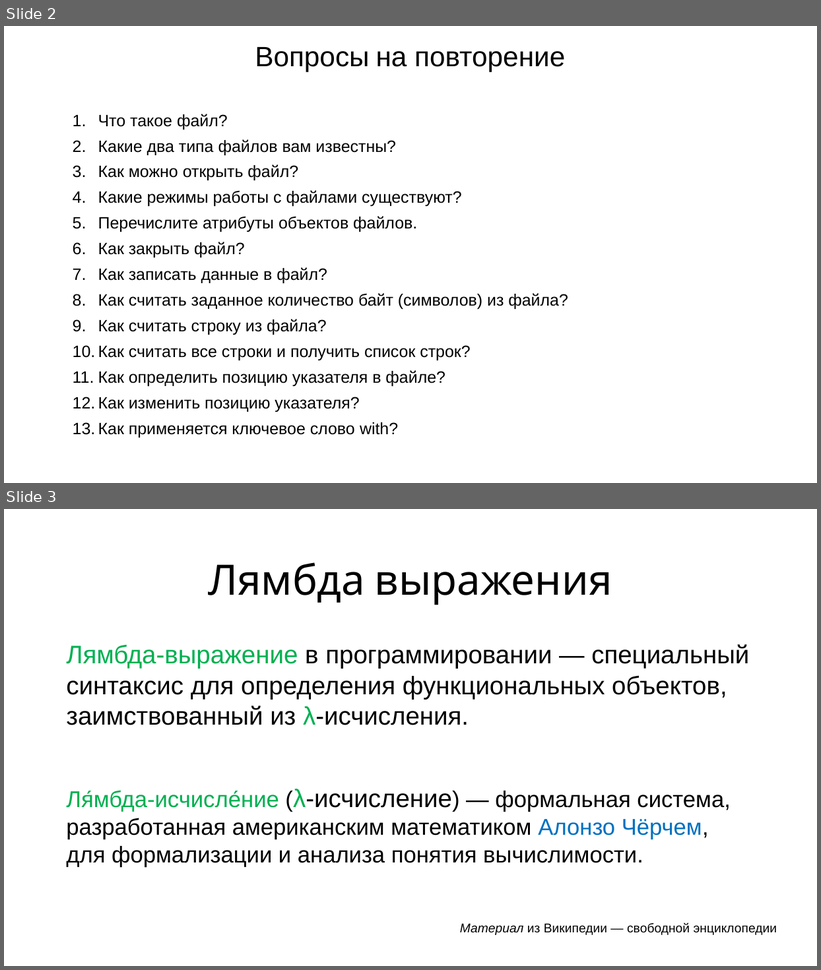
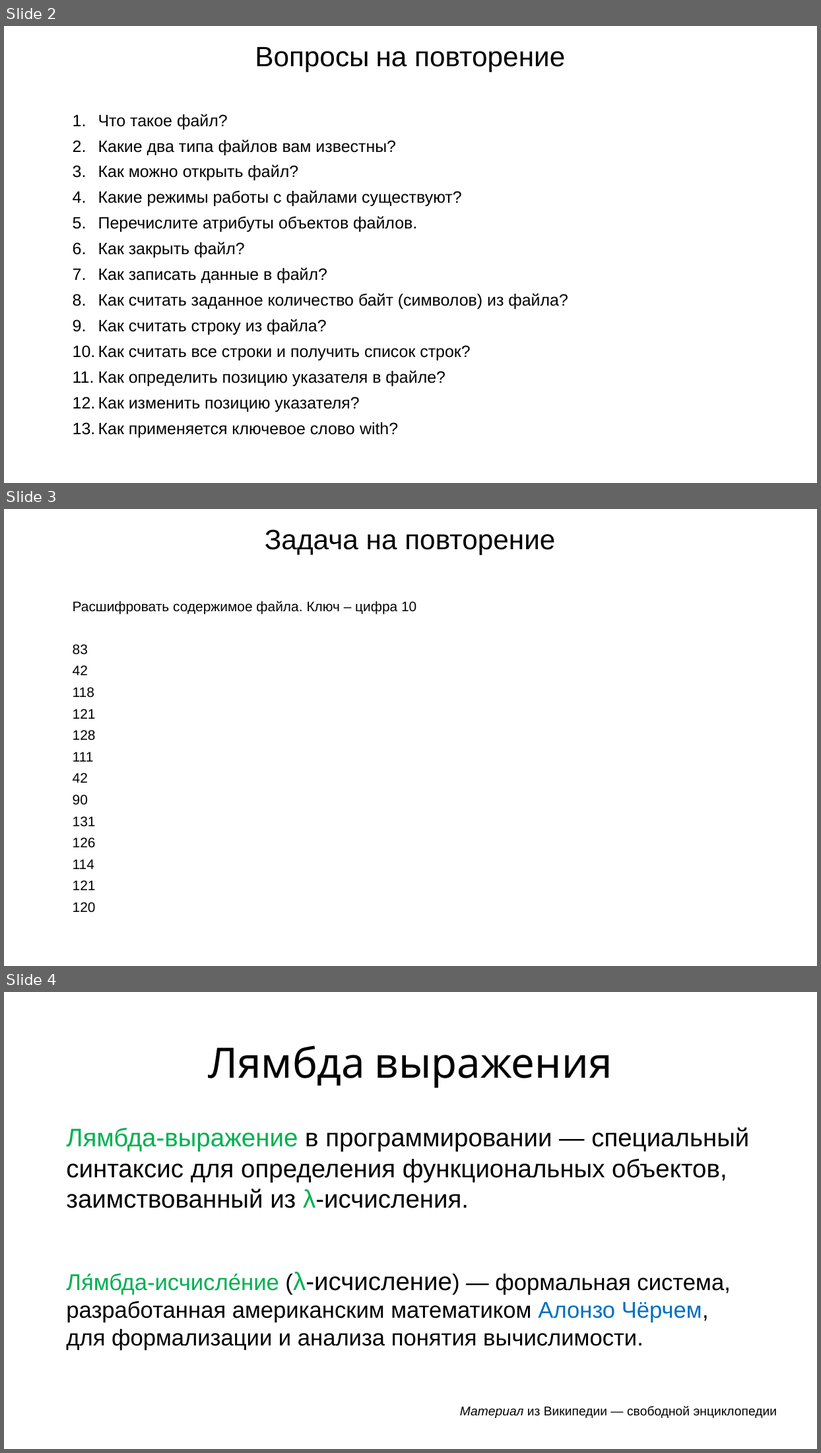
Before and after one commit to maxchv/LearnPython, a slide deck: week06/Lambda.pptx. Shown one above the other, each under a label of ours: slides 2 and 3 before the commit, slides 2, 3 and 4 after it. The pictures are 821x970 and 821x1453 pixels, drawn with LibreOffice and Linux fonts; fonts in the diff are those of the drawing. Boxes give left, top, right and bottom in pixels: in the first picture for what was removed or moved away, otherwise in the second. Text is boxed around its words. In the diff, an @@ line names an element or a change of style, - is before the commit and + after.

```diff
--- a/week06/Lambda.pptx
+++ b/week06/Lambda.pptx
@@ slide 3 added at <box>4,509,817,966</box>, background #FFFFFF @@
@@ title added at <box>265,529,555,555</box>, 44 pt, text #000000 @@
+Задача на повторение
@@ text added at <box>73,601,416,913</box>, 21.7 pt, text #000000 @@
+Расшифровать содержимое файла. Ключ – цифра 10
+83
+42
+118
+121
+128
+111
+42
+90
+131
+126
+114
+121
+120
@@ what was slide 3 is now slide 4 @@
```
Also in this commit, not shown: 1 slide changed, 2 other files.
